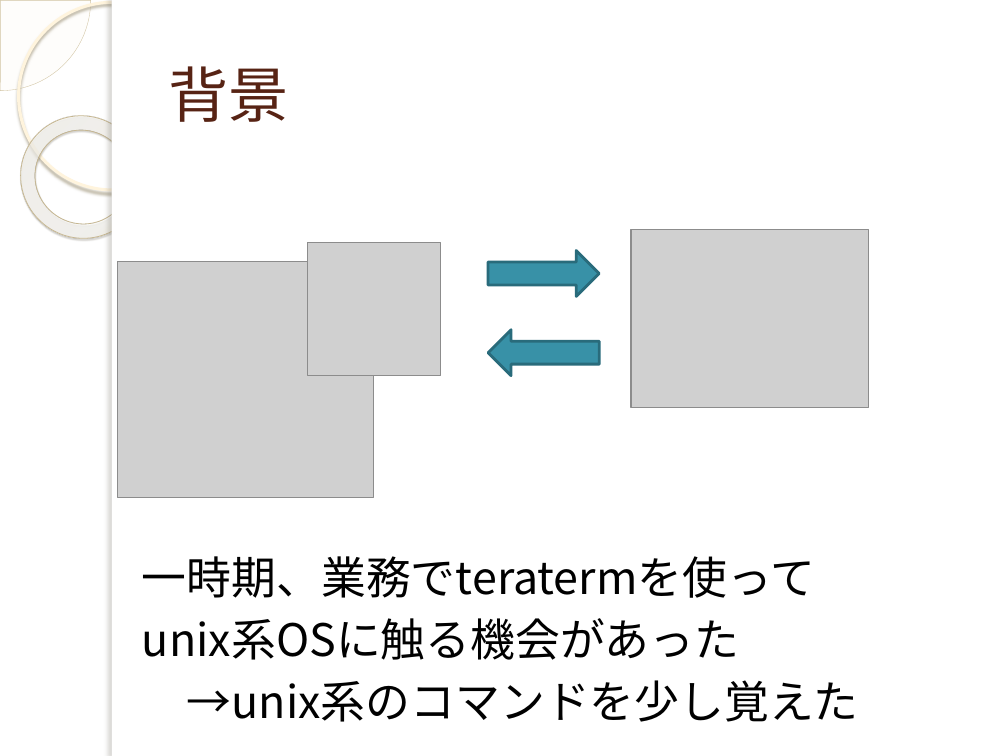
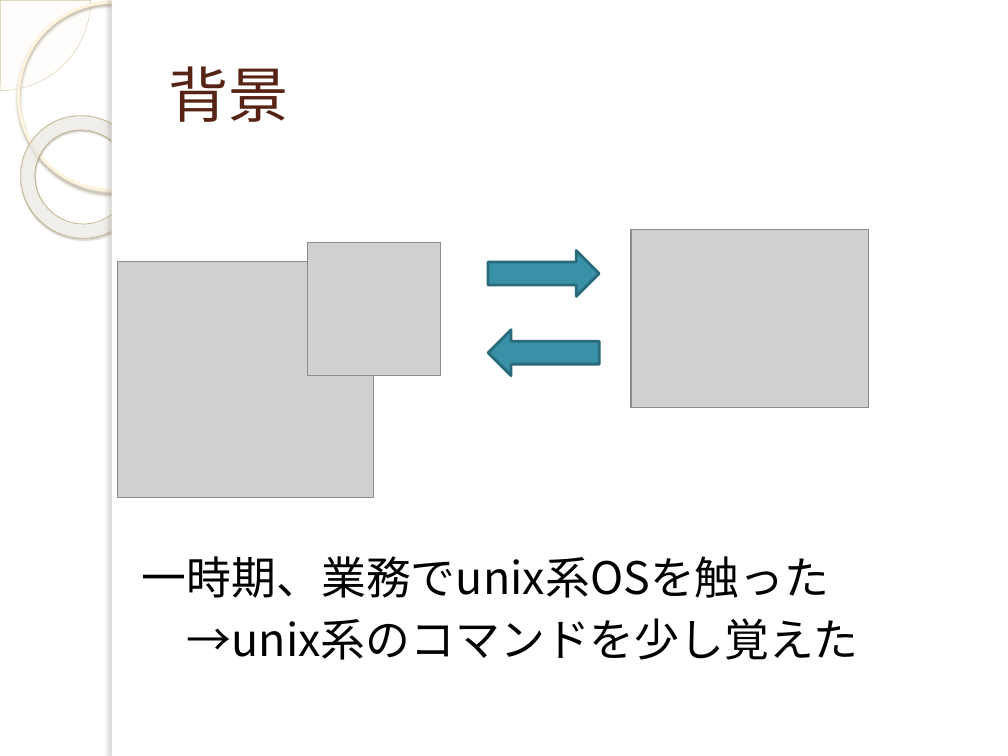
Before and after one commit to yuridonus/FEstudy, a slide deck: slide 6 of vimmer.pptx. Drawn at 1008x756 pixels with LibreOffice and Linux fonts; fonts in the diff are those of the drawing; grey boxes stand for pictures; background and template pictures are left out. Boxes give left, top, right and bottom in pixels: in the first picture for what was removed or moved away, otherwise in the second. Text is boxed around its words. In the diff, an @@ line names an element or a change of style, - is before the commit and + after.

```diff
--- a/vimmer.pptx
+++ b/vimmer.pptx
@@ text at [142, 556, 829, 598]: text changed @@
-一時期、業務でteratermを使って
-unix系OSに触る機会があった
+一時期、業務でunix系OSを触った
```
Also in this commit, not shown: 5 other slides changed, 1 other file.
